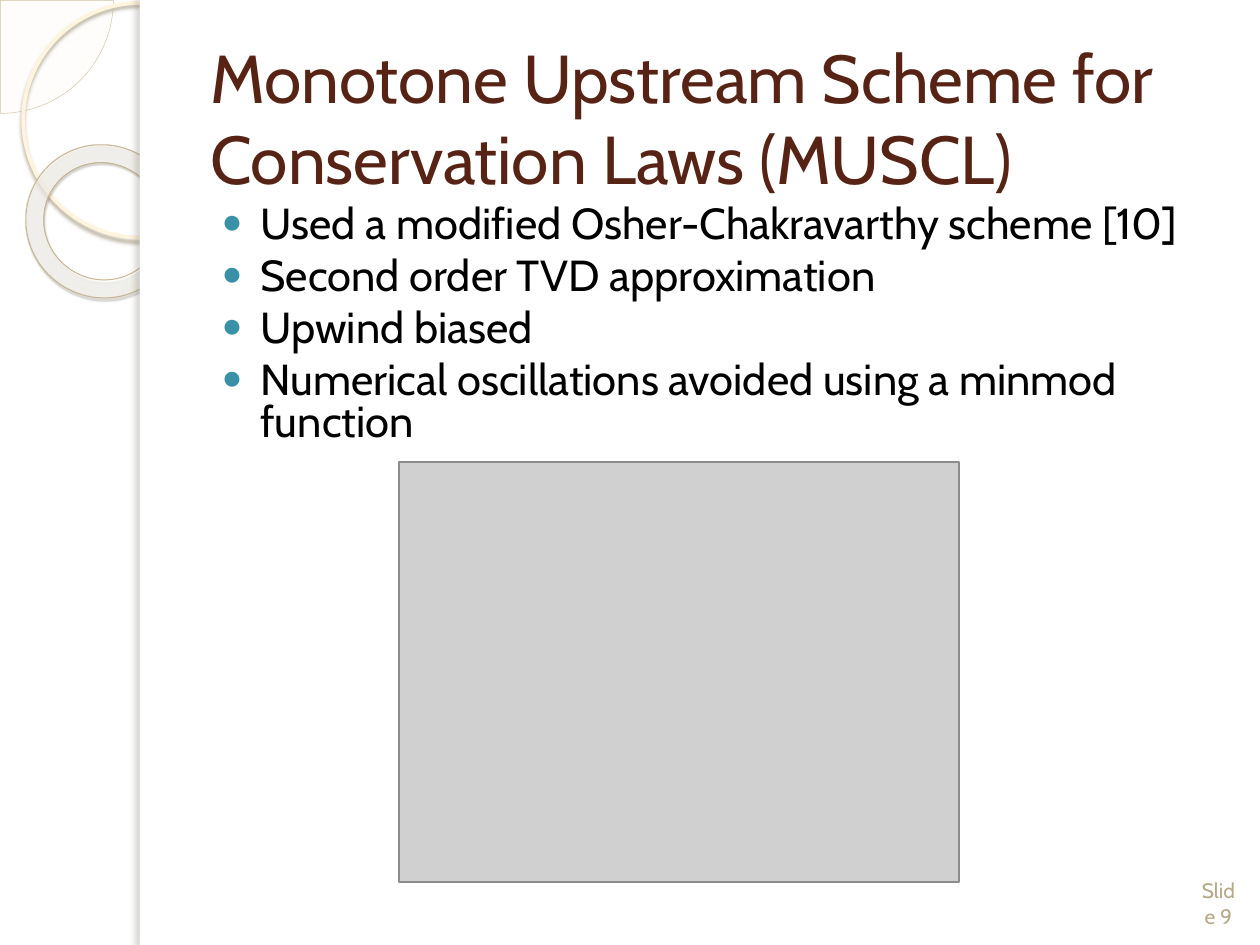
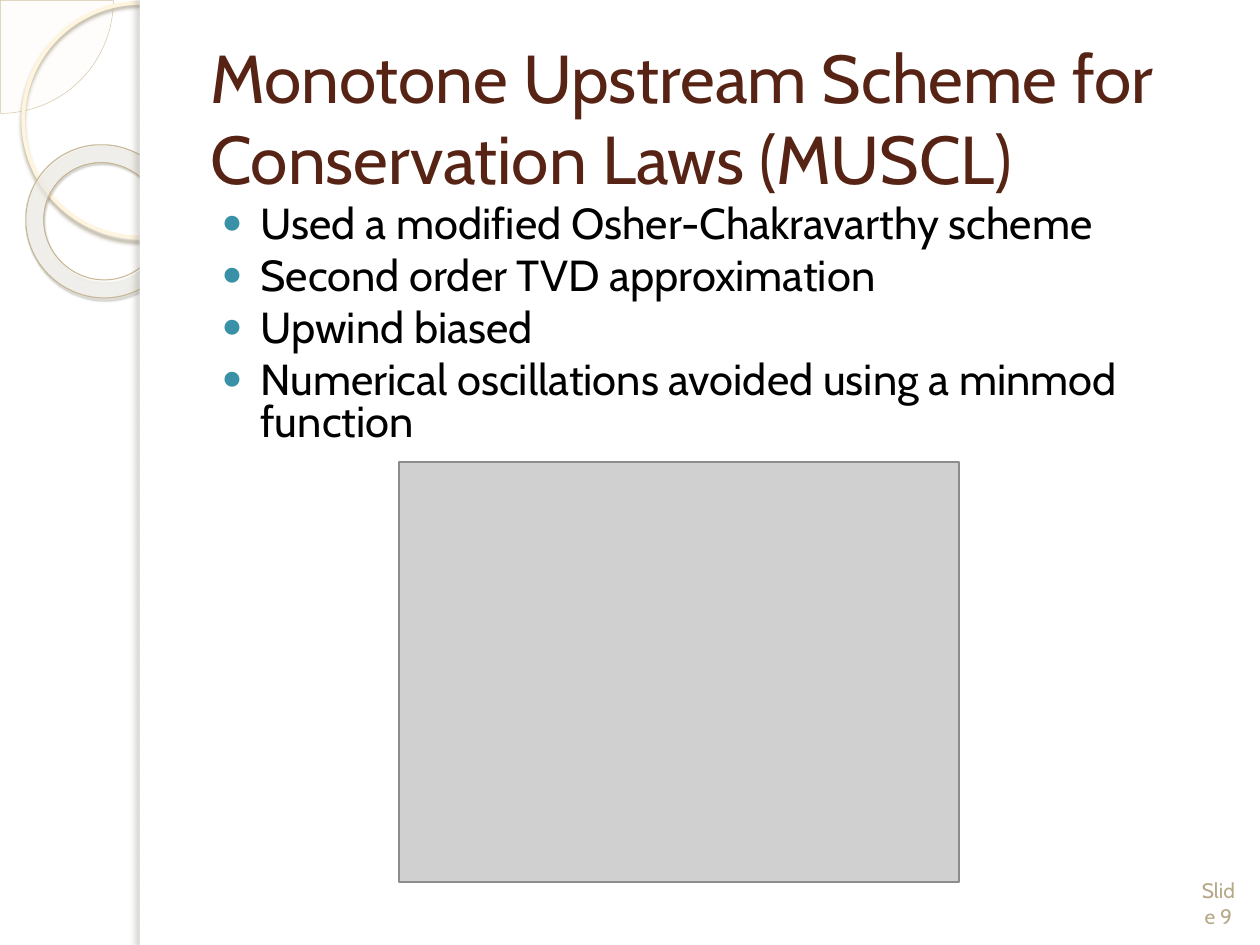
Before and after one commit to wmatern/summer_LANL, a slide deck: slide 9 of Final Research Presentation/Final_LongPres_Davis_Matern.pptx. Drawn at 1260x945 pixels with LibreOffice and Linux fonts; fonts in the diff are those of the drawing; grey boxes stand for pictures; background and template pictures are left out. Boxes give left, top, right and bottom in pixels: in the first picture for what was removed or moved away, otherwise in the second. Text is boxed around its words. In the diff, an @@ line names an element or a change of style, - is before the commit and + after.

Commit message:
Minor Modification to the presentation

```diff
--- a/Final Research Presentation/Final_LongPres_Davis_Matern.pptx
+++ b/Final Research Presentation/Final_LongPres_Davis_Matern.pptx
@@ text at [261,206,1093,249]: text changed @@
-● Used a modified Osher-Chakravarthy scheme [10]
+● Used a modified Osher-Chakravarthy scheme
```
